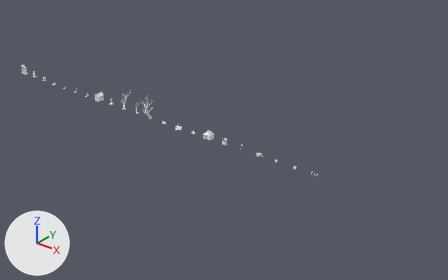
Two versions of the glTF model glyphwake/assets/models/kit.glb, one commit apart.
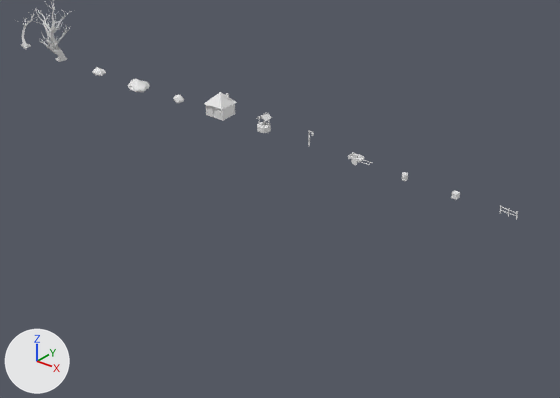
The first picture shows the older version from a camera (50 mm lens) standing at (262.0, -167.9, 105.8) and looking at (121.0, 8.4, -3.5). The close-ups show the older and then the newer version on the part from 29% to 74% of the width and 34% to 87% of the height of that picture. Only the edits that show in the close-ups are written down. The lights are fixed; the arrows at lower left show +X, +Y and +Z. Where no turn or scale is listed for an object, it has been applied to the vertices.

Script lines for the objects in view, before the commit:
```python
me_dark_001 = bpy.data.meshes.new('dark.001')
me_dark_001.from_pydata(...)  # a box spanning x -0.4..0.4, y -0.025..0.025, z -0.7..0.7
me_dark_001.materials.append(mat_void)  # white #e7e7e7
me_ra = bpy.data.meshes.new('ra')
me_ra.from_pydata(...)  # 8 vertices, 12 faces; spans x -0.37..0.37, y -0.75..0.75, z -0.32..0.32
me_ra.materials.append(mat_thatch)  # white #e7e7e7
me_ring_001 = bpy.data.meshes.new('ring.001')
me_ring_001.from_pydata(...)  # 248 vertices, 496 faces; spans x -0.95..0.97, y -0.97..0.96, z -0.01..0.81
me_ring_001.materials.append(mat_stone)  # white #e7e7e7
me_roof_001 = bpy.data.meshes.new('roof.001')
me_roof_001.from_pydata(...)  # 98 vertices, 192 faces; spans x -1.7..1.7, y -1.7..1.7, z -0.01..1.74
me_roof_001.materials.append(mat_thatch)  # white #e7e7e7
me_tree_002 = bpy.data.meshes.new('tree.002')
me_tree_002.from_pydata(...)  # 2472 vertices, 4952 faces; spans x -4.1..3.17, y -3.58..1.55, z -0.28..10.69
me_tree_002.materials.append(mat_bark)  # white #e7e7e7
me_walls = bpy.data.meshes.new('walls')
me_walls.from_pydata(...)  # 37 vertices, 70 faces; spans x -1.5..1.5, y -1.3..1.3, z -0.95..0.95
me_walls.materials.append(mat_wood)  # white #e7e7e7
ob_dark_001 = bpy.data.objects.new('dark.001', me_dark_001)
ob_dark_001.location = (120.0, -1.1, 0.7)
ob_ra = bpy.data.objects.new('ra', me_ra)
ob_ra.location = (128.4, 0.0, 2.2)
ob_ring_001 = bpy.data.objects.new('ring.001', me_ring_001)
ob_ring_001.location = (128.0, 0.0, 0.0)
ob_roof_001 = bpy.data.objects.new('roof.001', me_roof_001)
ob_roof_001.location = (120.0, 0.0, 1.9)
ob_tree_002 = bpy.data.objects.new('tree.002', me_tree_002)
ob_tree_002.location = (88.0, 0.0, 0.0)
ob_walls = bpy.data.objects.new('walls', me_walls)
ob_walls.location = (120.0, 0.0, 0.9)
```
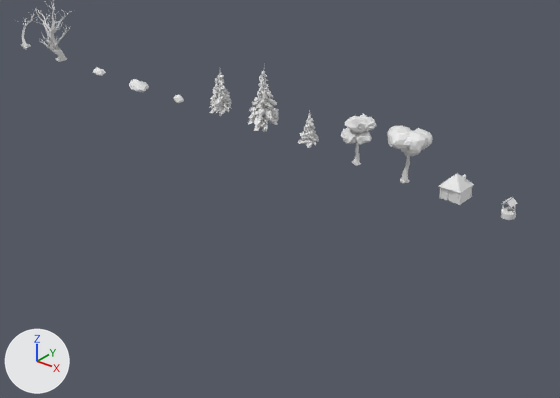
Diff of the bpy script that builds the scene:
```diff
--- a/glyphwake/assets/models/kit.glb.py
+++ b/glyphwake/assets/models/kit.glb.py
@@ ob_dark_001 @@
 ob_dark_001 = bpy.data.objects.new('dark.001', me_dark_001)
-ob_dark_001.location = (120.0, -1.1, 0.7)
+ob_dark_001.location = (160.0, -1.1, 0.7)
@@ ob_roof_001 @@
 ob_roof_001 = bpy.data.objects.new('roof.001', me_roof_001)
-ob_roof_001.location = (120.0, 0.0, 1.9)
+ob_roof_001.location = (160.0, 0.0, 1.9)
@@ ob_walls @@
 ob_walls = bpy.data.objects.new('walls', me_walls)
-ob_walls.location = (120.0, 0.0, 0.9)
+ob_walls.location = (160.0, 0.0, 0.9)
@@ ob_ra @@
 ob_ra = bpy.data.objects.new('ra', me_ra)
-ob_ra.location = (128.4, 0.0, 2.2)
+ob_ra.location = (168.4, 0.0, 2.2)
@@ ob_ring_001 @@
 ob_ring_001 = bpy.data.objects.new('ring.001', me_ring_001)
-ob_ring_001.location = (128.0, 0.0, 0.0)
+ob_ring_001.location = (168.0, 0.0, 0.0)
@@ ob_needles_002 @@
+ob_needles_002 = bpy.data.objects.new('needles.002', me_br_187)  # 1422 vertices, 2600 faces; spans x -2.01..0.67, y -1.43..1.57, z -0.52..4.66; in mat_needle (white #e7e7e7)
+ob_needles_002.location = (136.6, 0.0, 0.9)
@@ ob_needles_001 @@
+ob_needles_001 = bpy.data.objects.new('needles.001', me_br_081)  # 1514 vertices, 2599 faces; spans x -3.29..1.42, y -2.84..2.23, z -0.94..8.81; in mat_needle (white #e7e7e7)
+ob_needles_001.location = (129.0, 0.4, 1.7)
@@ ob_needles @@
+ob_needles = bpy.data.objects.new('needles', me_br)  # 1464 vertices, 2599 faces; spans x -2.82..0.75, y -1.79..1.98, z -0.5..6.54; in mat_needle (white #e7e7e7)
+ob_needles.location = (121.0, 0.0, 1.2)
@@ ob_trunk_004 @@
+ob_trunk_004 = bpy.data.objects.new('trunk.004', me_trunk_004)  # 432 vertices, 861 faces; spans x -0.45..2.07, y -1.97..0.64, z -0.24..7.09; in mat_bark (white #e7e7e7)
+ob_trunk_004.location = (152.0, 0.0, 0.0)
@@ ob_foliage_001 @@
+ob_foliage_001 = bpy.data.objects.new('foliage.001', me_lf_010)  # 420 vertices, 800 faces; spans x -1.75..3.86, y -2.33..3.48, z -3.22..1.27; in mat_foliage (white #e7e7e7)
+ob_foliage_001.location = (151.9, -1.4, 7.3)
@@ ob_trunk_003 @@
+ob_trunk_003 = bpy.data.objects.new('trunk.003', me_trunk_003)  # 406 vertices, 811 faces; spans x -0.71..0.87, y -0.45..1.57, z -0.21..5.75; in mat_bark (white #e7e7e7)
+ob_trunk_003.location = (144.0, 0.0, 0.0)
@@ ob_foliage @@
+ob_foliage = bpy.data.objects.new('foliage', me_lf)  # 420 vertices, 800 faces; spans x -2.35..1.92, y -1.75..2.59, z -2.86..1.03; in mat_foliage (white #e7e7e7)
+ob_foliage.location = (144.3, 0.1, 5.9)
```

Boxes (x1, y1, x2, y2) around the edits, measured in the close-ups (560 x 398 px):
'foliage.001', added: after (387, 125, 433, 157)
'needles.001', added: after (248, 71, 279, 131)
'foliage', added: after (341, 114, 376, 145)
'roof.001', moved: before (204, 92, 237, 110); after (439, 173, 474, 193)
'needles', added: after (209, 71, 232, 114)
'walls', moved: before (207, 104, 234, 120); after (441, 187, 471, 205)
'needles.002', added: after (298, 110, 319, 148)
'ring.001', moved: before (257, 122, 271, 133); after (501, 207, 516, 220)
'trunk.004', added (mostly hidden): after (400, 156, 410, 183)
'trunk.003', added (mostly hidden): after (352, 142, 361, 166)
'ra', moved: before (261, 113, 271, 121); after (507, 198, 517, 208)
'dark.001', moved: before (213, 109, 217, 118); after (448, 192, 453, 202)
